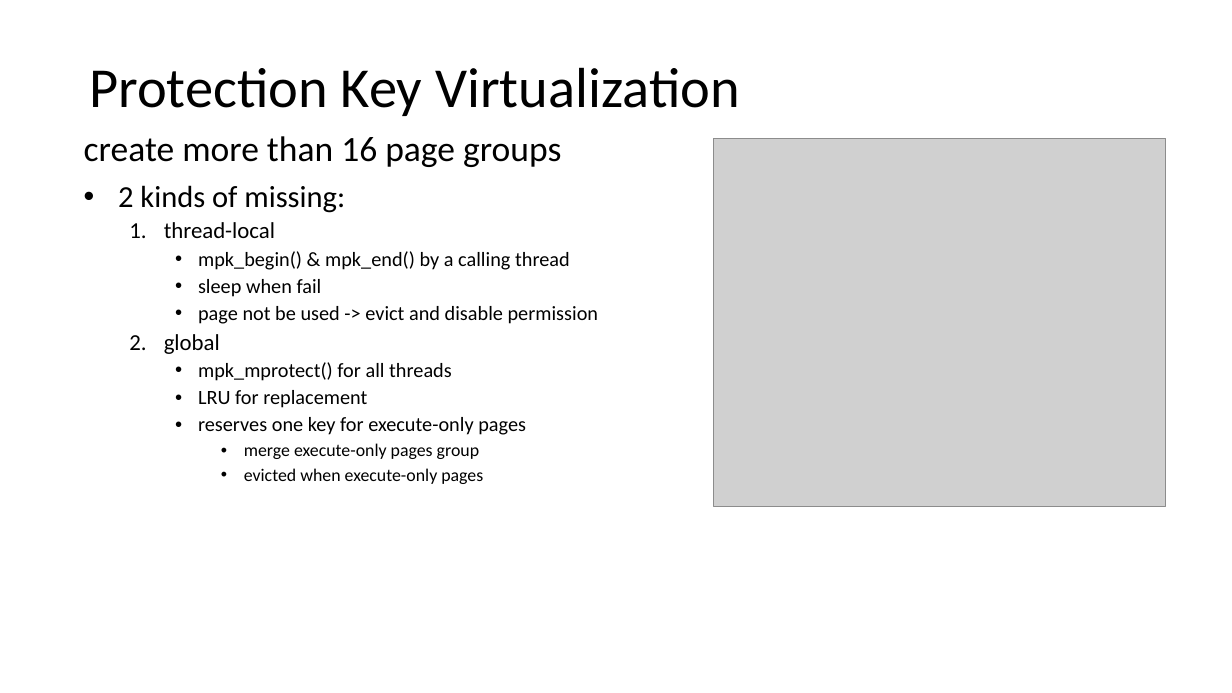
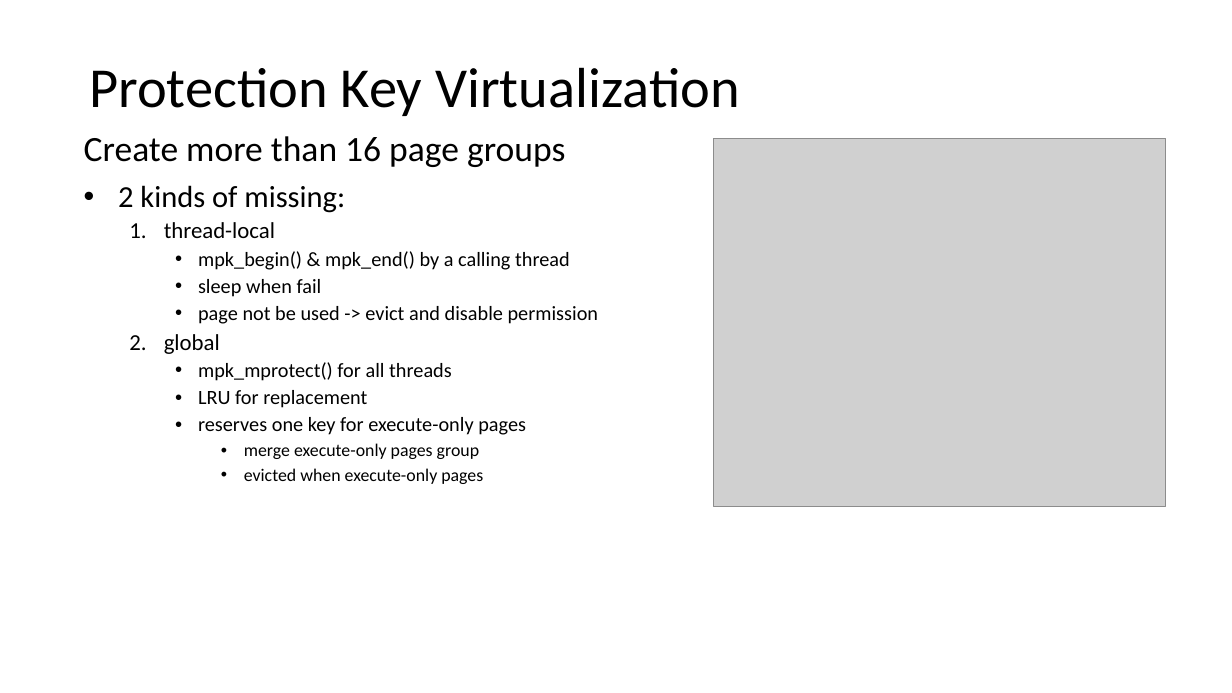
Before and after one commit to LiGaOg/libpmp, a slide deck: slide 15 of proposal.pptx. Drawn at 1232x693 pixels with LibreOffice and Linux fonts; fonts in the diff are those of the drawing; grey boxes stand for pictures. Boxes give left, top, right and bottom in pixels: in the first picture for what was removed or moved away, otherwise in the second. Text is boxed around its words. In the diff, an @@ line names an element or a change of style, - is before the commit and + after.

```diff
--- a/proposal.pptx
+++ b/proposal.pptx
@@ text at box(84, 136, 565, 167): text changed @@
-create more than 16 page groups
+Create more than 16 page groups
```
Also in this commit, not shown: 21 other slides changed, 1 slide added.
